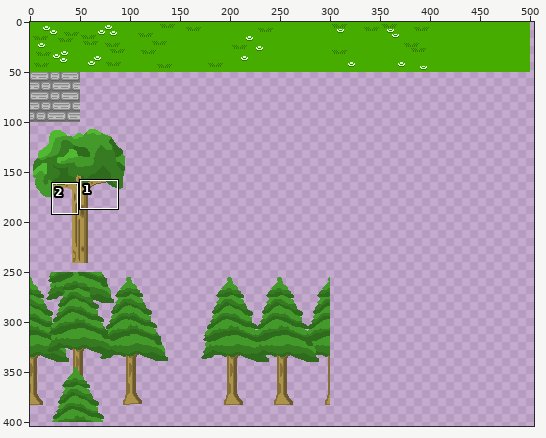
Sprite sheet: src/assets/tiles.png. The picture above shows the old version from afar; the outline marks the close-up.
Close-up. Before the commit:
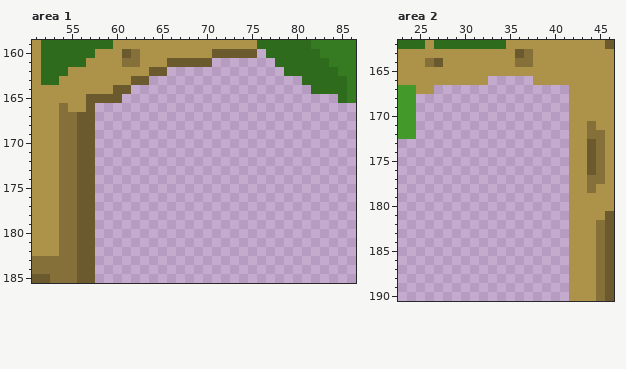
The file is 640x500 pixels. Shown: area 1: x 51..86, y 159..185; area 2: x 23..46, y 162..190. The old version is drawn lined up with the new one, on the new canvas. The wide view leaves out empty margins. The commit also changed other parts of the picture, which this record leaves out.
The result:
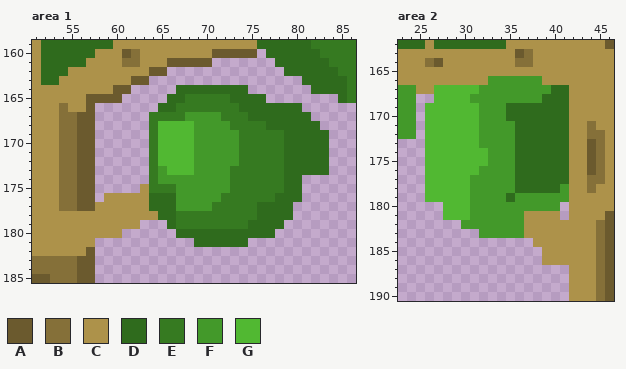
Palette (. is transparent): A #6b5a2e  B #857039  C #ad924a  D #2f6b1d  E #367a21  F #43992a  G #51b832
Edits made:
canvas 640x500 -> 640x1000
Area 1:
The author put colour C in row 175 at x 63; in row 176 at x 59 to 63; in row 177 at x 58 to 63; in row 178 at x 58 to 64; in row 179 at x 58 to 62; in row 180 at x 58 to 60.
Colour A becomes colour C in rows 178 to 181 at x 56 to 57; in row 182 at x 56.
Colour B becomes colour C in rows 178 to 182 at x 54 to 55.
The author put colour D in row 164 at x 67 to 74; in row 165 at x 66 to 67 and 73 to 76; in row 166 at x 65 to 66 and 74 to 80; in row 167 at x 75 to 81; in row 168 at x 77 to 82; in rows 169 to 173 at x 79 to 83.
The author put colour D in rows 174 to 175 at x 79 to 80; in row 176 at x 64 to 66 and 78 to 80; in row 177 at x 64 to 66 and 76 to 79; in row 178 at x 65 to 66 and 76 to 79; in row 179 at x 66 and 75 to 78; in row 180 at x 67 to 77.
The author put colour D in row 181 at x 69 to 74.
The author put colour E in row 165 at x 68 to 72; in row 166 at x 67 to 73; in row 167 at x 64 to 67 and 72 to 74; in row 168 at x 64 and 73 to 76; in rows 169 to 172 at x 64 and 74 to 78; in rows 173 to 174 at x 64 and 73 to 78.
The author put colour E in row 175 at x 64 to 66 and 73 to 78; in row 176 at x 72 to 77; in row 177 at x 71 to 75; in row 178 at x 67 to 75; in row 179 at x 67 to 74.
The author put colour F in row 167 at x 68 to 71; in row 168 at x 69 to 72; in rows 169 to 172 at x 69 to 73; in row 173 at x 65 and 69 to 72; in row 174 at x 65 to 72; in row 175 at x 67 to 72.
The author put colour F in row 176 at x 67 to 71; in row 177 at x 67 to 70.
The author put colour G in rows 168 to 172 at x 65 to 68; in row 173 at x 66 to 68.
Area 2:
The author put colour C in row 181 at x 37 to 40; in rows 182 to 183 at x 37 to 41; in row 184 at x 38 to 41; in rows 185 to 186 at x 39 to 41.
The author put colour D in row 167 at x 40 to 41; in row 168 at x 39 to 41; in rows 169 to 170 at x 35 to 41; in rows 171 to 177 at x 36 to 41; in row 178 at x 36 to 40; in row 179 at x 35.
The author put colour F in row 166 at x 33 to 37; in row 167 at x 32 to 39; in row 168 at x 31 to 38; in rows 169 to 170 at x 32 to 34; in rows 171 to 173 at x 32 to 35; in rows 174 to 175 at x 33 to 35.
The author put colour F in row 176 at x 32 to 35; in row 177 at x 31 to 35; in row 178 at x 31 to 35 and 41; in row 179 at x 31 to 34 and 36 to 41; in row 180 at x 31 to 40; in row 181 at x 31 to 36.
The author put colour F in row 182 at x 30 to 36; in row 183 at x 32 to 36.
Colour C becomes colour F in row 166 at x 38.
The author put colour G in row 167 at x 27 to 31; in row 168 at x 27 to 30; in rows 169 to 173 at x 26 to 31; in rows 174 to 175 at x 26 to 32; in row 176 at x 26 to 31; in rows 177 to 179 at x 26 to 30.
The author put colour G in rows 180 to 181 at x 28 to 30.
Boxes around the changes in both close-ups, in picture pixels (x1, y1, x2, y2):
changed: (59, 85, 329, 256)
changed: (425, 76, 569, 265)
